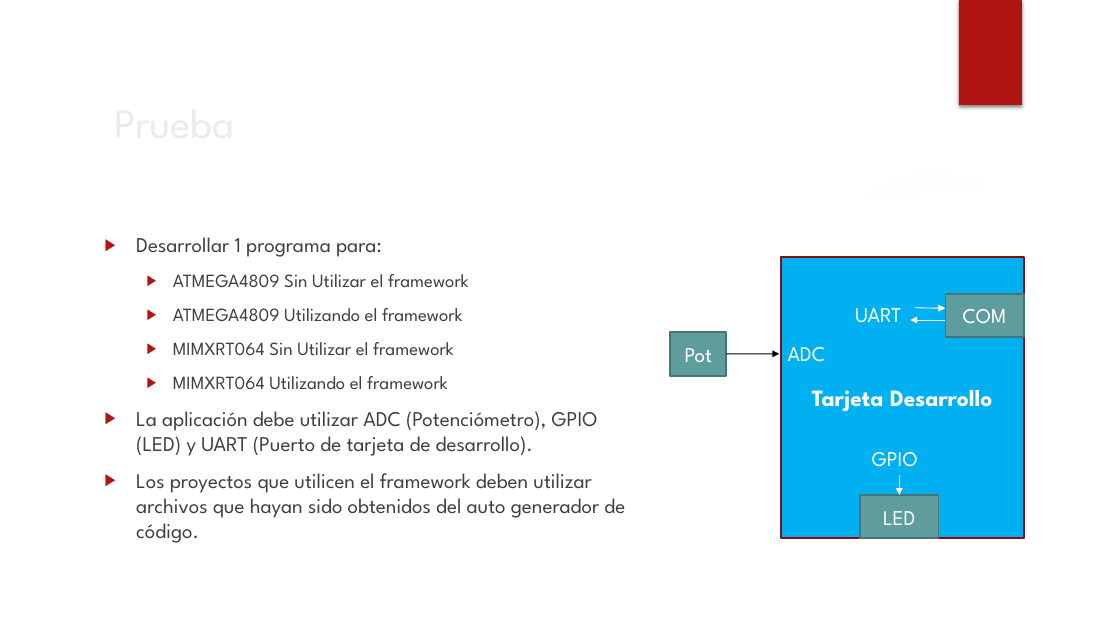
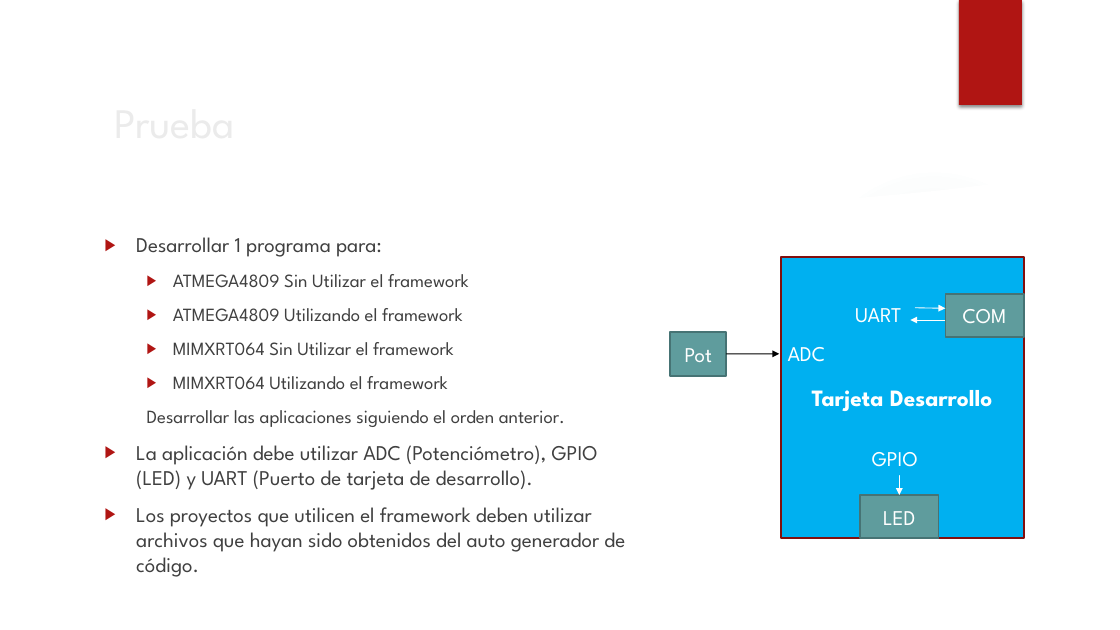
Before and after one commit to cesaresq209/Framework-for-Embedded-Systems-with-Residential-Applications, a slide deck: slide 8 of Documentation/Developer_Test.pptx. Drawn at 1120x630 pixels with LibreOffice and Linux fonts; fonts in the diff are those of the drawing; background and template pictures are left out. Boxes give left, top, right and bottom in pixels: in the first picture for what was removed or moved away, otherwise in the second. Text is boxed around its words. In the diff, an @@ line names an element or a change of style, - is before the commit and + after.

```diff
--- a/Documentation/Developer_Test.pptx
+++ b/Documentation/Developer_Test.pptx
@@ text at bbox=[147, 410, 565, 427]: paragraph added @@
+  Desarrollar las aplicaciones siguiendo el orden anterior.
```
Also in this commit, not shown: 2 other slides changed, 1 slide added, 3 other files.
